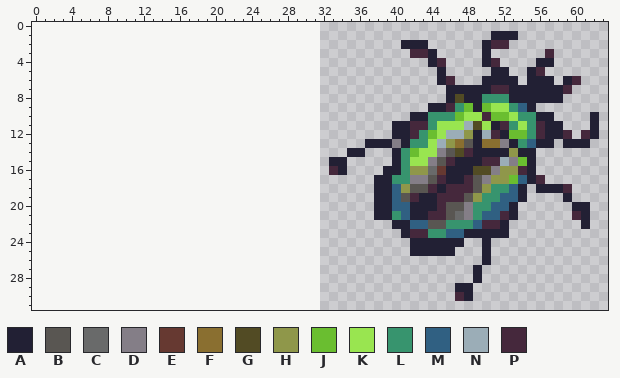
Two states of a pixel-art sprite, images/Bug.32.32.png. The picture above was drawn from the file before the commit.
The file is 320x320 pixels, drawn in blocks of 10x10; one block is one cell here. The old version is drawn lined up with the new one, on the new canvas.
Palette (. is transparent): A #222034  B #595652  C #696a6a  D #847e87  E #663931  F #8a6f30  G #524b24  H #8f974a  J #6abe30  K #99e550  L #37946e  M #306082  N #9badb7  P #45283c
Pixels before, first column x 33:
 1 ..................AAA.........
 2 ........AAA......APP..........
 3 .........PPA.....A......P.....
 4 ...........AP....AP....AA.....
 5 ............A.....AA..AP......
 6 ............AP...AAAA.AAA.AP..
 7 .............AAAAAPPAAAAAAP...
 8 .............AGAALLLAAAAAA....
 9 ...........AAPLJAJKKLMA.......
10 .........AALLLJKKPJJKLLAA....A
11 .......AAPPLKKKNGKAPLKLPAA...A
12 .......AAPLJKNNHANPAJJLPAAP.PA
13 ....AAADALLKNHFBAFFDALMAA.AAA.
14 ..AA...ALJKKDBGPAAAAHAA.......
15 AA.....ALKKDBPAAAPPNDJA.......
16 PA....AALHHCEAAAGGDHHPA.......
17 .....AALLDDBPAAPBDHHJMAP......
18 .....AAMHBBPAPPPBHLLMA.AAAP...
19 .....AAMBPAAPPPBHLLMMA....A...
20 .....AAMMAAAPBBDLLMMA......AA.
21 .....AALMAAPPBCDLMMPA......PA.
22 .......AAMMBBLLLMPPA........A.
23 ........APPLLMMAAAAA..........
24 .........AAAAAA..A............
25 .........AAAAA...A............
26 .................A............
27 ................A.............
28 ................A.............
29 ..............AA..............
30 ..............PA..............
The result:
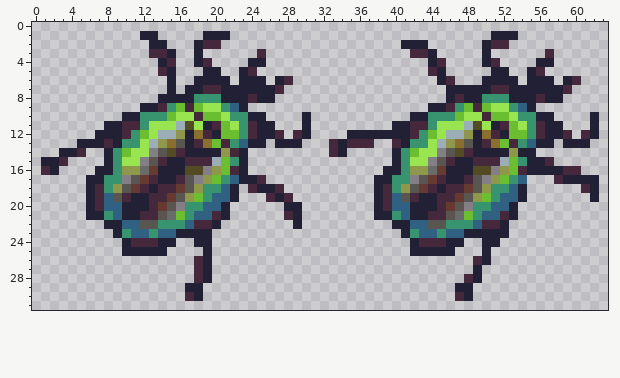
Changes in this commit:
canvas 32x32 -> 64x32, the old top-left corner now at 32,0
y 1: x 12..13 .. -> AA; x 19..21 ... -> AAA
y 2: x 13..14 .. -> AA; x 18..20 ... -> APP
y 3: x 13..15 ... -> PPA; x 18 . -> A; x 25 . -> P
y 4: x 14..15 .. -> AP; x 18..19 .. -> AP; x 24..25 .. -> AA
y 5: x 14..15 .. -> PA; x 19..20 .. -> AA; x 23..24 .. -> AP; x 44 . -> P
y 6: x 15 . -> A; x 18..21 .... -> AAAA; x 23..25 ... -> AAA; x 27..28 .. -> AP
y 7: x 15 . -> A; x 17..27 ........... -> AAPPAAAAAAP
y 8: x 14..26 ............. -> AAAALLLAAAPAA; x 47 G -> P; x 56 A -> P
y 9: x 12..23 ............ -> AAPLJPJKKLMA; x 49 A -> P
y 10: x 10..25 ................ -> AALLLJKKPJJKLLAA; x 30 . -> A
y 11: x 8..26 ................... -> AAPPLKKKNGKAPJKLPAA; x 30 . -> A; x 53 L -> J
y 12: x 7..27 ..................... -> AAAPLJKNNHAFPAJJLPAAP; x 29..30 .. -> PA; x 35..39 ..... -> AAAAA; x 50 N -> F
y 13: x 5..25 ..................... -> AAAPALLKNHFBAPFJPLMAA; x 27..29 ... -> AAA; x 33..40 ....AAAD -> PAPPP..P; x 50 F -> P; x 52..53 DA -> JP
y 14: x 3..5 ... -> AAP; x 8..23 ................ -> ALJKKDBGPAAAAHPA; x 33..36 ..AA -> PA..
y 15: x 1..3 ... -> AAP; x 8..23 ................ -> ALKKDBPAAPPPNJLA; x 33..34 AA -> ..; x 49 A -> P; x 53..54 DJ -> JL; x 56..57 .. -> AP
y 16: x 1..2 .. -> PA; x 7..23 ................. -> AALHHCEAAAGGDHJPA; x 33..34 PA -> ..; x 53 H -> J; x 56..60 ..... -> AAAPP
y 17: x 6..25 .................... -> AALLDBEPAAPBDHJLMAAP; x 43..44 DB -> BE; x 52..53 HJ -> JL; x 55..56 AP -> ..; x 58..62 ..... -> PAAAA
y 18: x 6..22 ................. -> APLHBEPAPPEBHLLMA; x 24..27 .... -> PAAP; x 39..40 AM -> PL; x 43 B -> E; x 48 P -> E; x 56..59 AAAP -> ....; x 61..62 .. -> PA
y 19: x 6..22 ................. -> APMBPAAPPEBHJLMMA; x 26..28 ... -> PAP; x 39 A -> P; x 47 P -> E; x 50 L -> J; x 59 A -> .; x 62 . -> A
y 20: x 6..21 ................ -> APMMAAAPEBDLLMMA; x 28..29 .. -> AA; x 39 A -> P; x 46 B -> E; x 60..61 AA -> ..
y 21: x 6..21 ................ -> AALMAAPPBCJLMMPA; x 28..29 .. -> PA; x 48 D -> J; x 60..61 PA -> ..
y 22: x 8..20 ............. -> AAMMBBLLLMPPA; x 29 . -> A; x 61 A -> .
y 23: x 9..19 ........... -> ALMMLMMAAAA; x 42..44 PPL -> LMM
y 24: x 10..15 ...... -> APPPAA; x 18..19 .. -> AA; x 43..45 AAA -> PPP; x 51 . -> A
y 25: x 10..14 ..... -> AAAAA; x 19 . -> A
y 26: x 18..19 .. -> PA; x 49 . -> P
y 27: x 18..19 .. -> PA
y 28: x 18..19 .. -> PA; x 48 . -> P
y 29: x 17..18 .. -> AA
y 30: x 17..18 .. -> PA
Where, in picture pixels (left, top, right, bottom), the same in both pictures:
changed: (41, 31, 599, 301)
